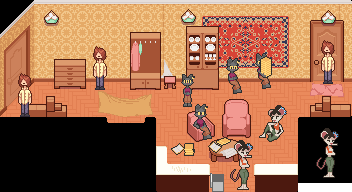
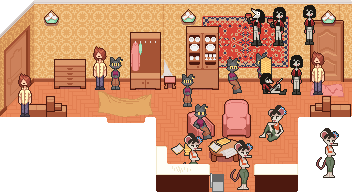
Layer changes from the first 352px x 192px image to the second:
showed "Layer 10", painted on it over left=109, top=5, right=316, bottom=164
painted on "Layer 3" over left=311, top=40, right=335, bottom=95
